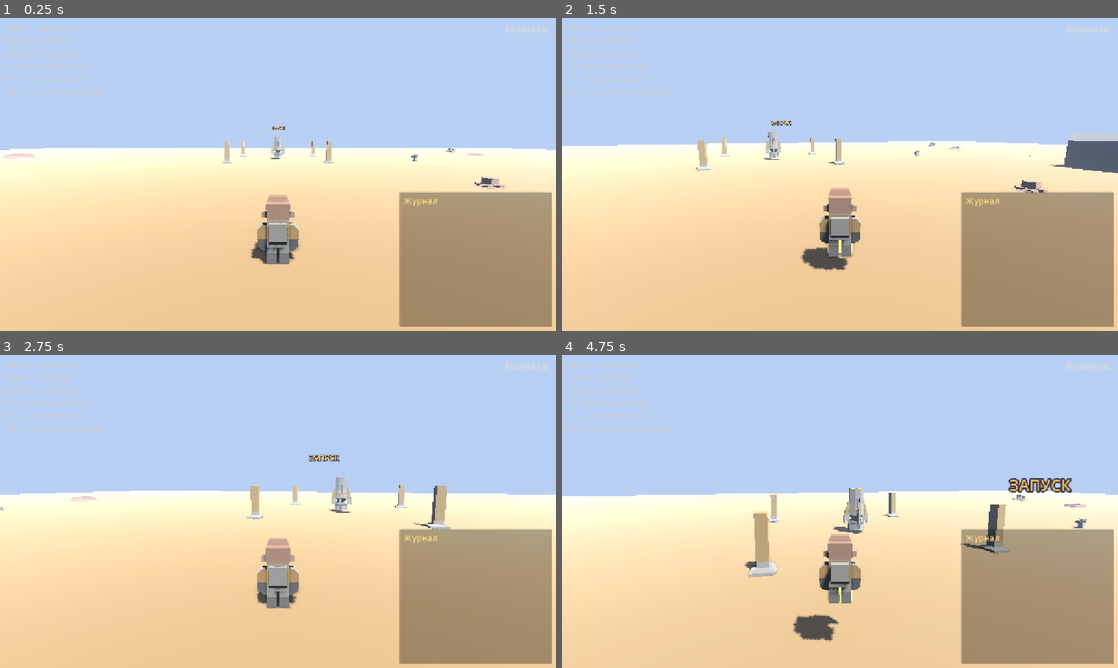
Above: before the commit, frames 1-4 (two rows, left to right).
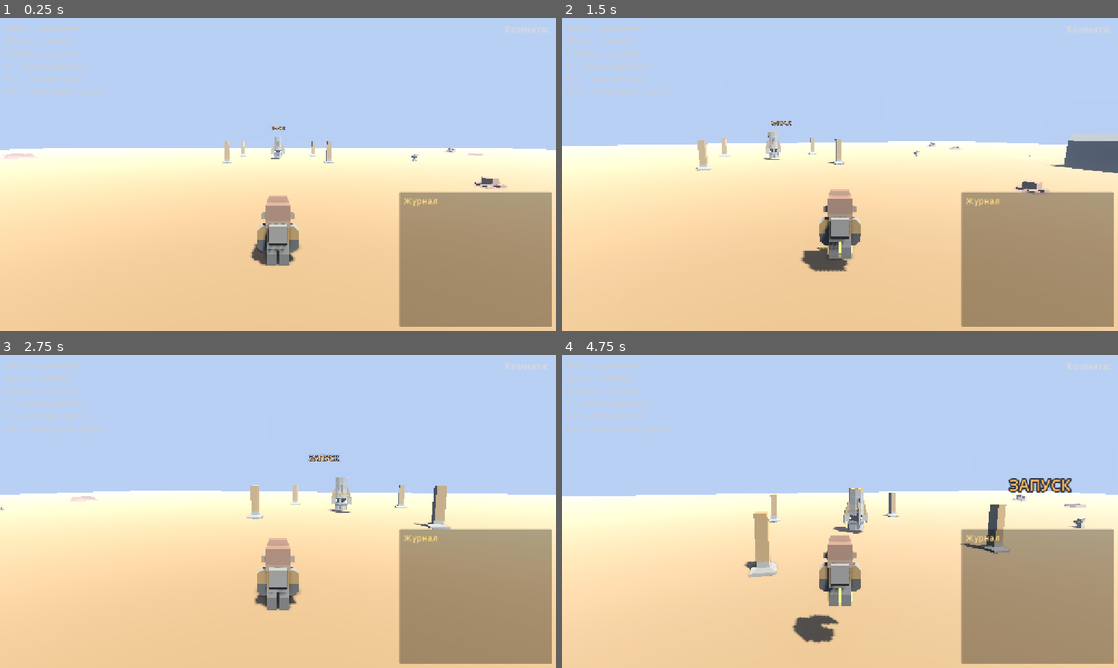
Above: after the commit, the same moments.

Repository: mstislav0/game
Game: Godot game, scene res://scenes/game_world.tscn
Two runs of this game, one before a commit and one after it. Both use one fixed random seed, a clock stepped at 60 frames per second and the inputs below. This scene is started directly instead of the project's main scene.
Inputs (mouse positions are in pixels of both pictures, inside the frame that each line leads up to):
- Up to frame 1 (0.25 s): no input
- Up to frame 2 (1.5 s): tap Enter at 0.5 s; move the mouse to (834, 180) at 0.52 s; hold W (move_forward) from 0.53 s (still down); tap E (interact) at 0.6, 1.35 s; tap Space (jump) at 0.77 s; move the mouse to (878, 177) at 1.27 s
- Up to frame 3 (2.75 s): keep holding W (move_forward); tap Space (jump) at 1.52 s; move the mouse to (233, 508) at 2.02 s; tap E (interact) at 2.1 s
- Up to frame 4 (4.75 s): move the mouse to (845, 511) at 2.77 s; release W (move_forward) at 2.78 s; hold A (move_left) 2.78-3.53 s; tap E (interact) at 2.85, 3.6, 4.35 s; tap Space (jump) at 3.02, 3.77, 4.52 s; move the mouse to (817, 505) at 3.52 s; hold W (move_forward) from 3.53 s (still down); move the mouse to (867, 511) at 4.27 s

The runs differ from the first frame. In frame 1, 0.4% of the frame differs, in the area x 45-91%, y 43-80%; in frame 2, 0.5%; in frame 3, 0.3%; in frame 4, 0.5%, in the area x 41-95%, y 45-93%.

Commit message:
Fix Kenney offset at source — patch GLBs to remove [2,0,1.5] translation
Per Babylon.js forum + community consensus, the proper fix for
Kenney's offset models is to correct the origin at the asset, not
at runtime. All 30 GLBs had their inner node translation rewritten
to [0,0,0] via a small GLB rewriter script. This permanently
centers every model on its file's own origin.

With the source fixed, we no longer need:
- Util autoload (deleted)
- center_model_xz calls in player/npc/collectible/antenna/game_world
- runtime AABB calculations / await frames

Result: models render exactly at the position they're placed at,
collision shapes and glow lights line up with the visible geometry,
no scaling math required. Sources:
https://forum.babylonjs.com/t/kenneys-crate-and-pivot-point/25690
https://docs.godotengine.org/en/stable/tutorials/assets_pipeline/importing_3d_scenes/advanced_import_settings.html

Diff:
--- a/godot_project/project.godot
+++ b/godot_project/project.godot
@@ -24,7 +24,6 @@
 
 NetworkManager="*res://scripts/network_manager.gd"
 QuestManager="*res://scripts/quest_manager.gd"
-Util="*res://scripts/util.gd"
 
 [display]
 
--- a/godot_project/scripts/antenna.gd
+++ b/godot_project/scripts/antenna.gd
@@ -11,9 +11,6 @@
 	QuestManager.ensure_quest(QUEST_ID, "Активировать антенну связи", 1)
 	if NetworkManager.initial_collected.has("%s:%s" % [QUEST_ID, ITEM_ID]):
 		_mark_done()
-	var model := get_node_or_null("Model")
-	if model:
-		Util.center_model_xz(model)
 
 func _on_interacted(_player: Node) -> void:
 	NetworkManager.send_collect_item(QUEST_ID, ITEM_ID)
--- a/godot_project/scripts/collectible.gd
+++ b/godot_project/scripts/collectible.gd
@@ -13,10 +13,6 @@
 	var key = "%s:%s" % [quest_id, item_id]
 	if NetworkManager.initial_collected.has(key):
 		queue_free()
-		return
-	var model := get_node_or_null("Model")
-	if model:
-		Util.center_model_xz(model)
 
 func _on_interacted(_player: Node) -> void:
 	# Просим сервер. Реальное удаление произойдёт в _on_item_collected
--- a/godot_project/scripts/game_world.gd
+++ b/godot_project/scripts/game_world.gd
@@ -26,19 +26,6 @@
 	# Спауним всех остальных игроков комнаты, известных на этот момент
 	for pid in NetworkManager.room_players.keys():
 		_on_player_joined(pid, NetworkManager.room_players[pid])
-
-	# Центрируем все статичные Kenney-инстансы по XZ относительно их origin
-	for name_ in [
-		"Rocket", "HangarLarge", "HangarSmall", "HangarSmall2",
-		"Generator", "Speeder", "Cargo",
-		"Crater1", "Crater2",
-		"RockA1", "RockA2", "RockB1", "RockB2",
-		"SmallRock1", "SmallRock2", "SmallRock3",
-		"GantryA", "GantryB", "GantryC", "GantryD",
-	]:
-		var n = get_node_or_null(name_)
-		if n:
-			Util.center_model_xz(n)
 
 func _play_launch_animation() -> void:
 	# Запрашиваем у HUD кат-сцену (отсчёт + fade)
--- a/godot_project/scripts/npc.gd
+++ b/godot_project/scripts/npc.gd
@@ -18,9 +18,6 @@
 	var label = get_node_or_null("NameLabel")
 	if label:
 		label.text = npc_name
-	var astro := get_node_or_null("Astronaut")
-	if astro:
-		Util.center_model_xz(astro)
 
 func _on_interacted(_player: Node) -> void:
 	var line: String
--- a/godot_project/scripts/player.gd
+++ b/godot_project/scripts/player.gd
@@ -34,9 +34,6 @@
 		if camera:
 			camera.current = false
 	_create_name_label()
-	var astro := get_node_or_null("Astronaut")
-	if astro:
-		Util.center_model_xz(astro)
 
 func _unhandled_input(event: InputEvent) -> void:
 	if not is_local:
--- a/godot_project/scripts/util.gd
+++ /dev/null
@@ -1,42 +0,0 @@
-extends Node
-
-# Утилиты, доступные как Util.foo(...) из любого места.
-
-# Сдвигает узел (обычно — GLB-инстанс из Kenney) так, чтобы XZ-центр его
-# видимой геометрии совпал с origin родителя. Y не трогаем, чтобы модель
-# не уходила под землю / в воздух.
-func center_model_xz(target: Node3D) -> void:
-	# Дожидаемся, пока дети встанут на свои места в дереве
-	await target.get_tree().process_frame
-
-	var aabb := AABB()
-	var first := true
-	var visuals := _find_visual_instances(target)
-	for vi in visuals:
-		var local_aabb: AABB = vi.get_aabb()
-		# Переводим AABB из локальных координат vi в координаты target
-		var rel: Transform3D = target.global_transform.affine_inverse() * vi.global_transform
-		local_aabb = rel * local_aabb
-		if first:
-			aabb = local_aabb
-			first = false
-		else:
-			aabb = aabb.merge(local_aabb)
-
-	if first:
-		return  # ничего не нашли
-
-	var center := aabb.position + aabb.size * 0.5
-	# Сдвигаем target, чтобы центр меша оказался в (0, _, 0) родителя.
-	# Координаты центра — в локальном пространстве target (без его scale),
-	# поэтому домножаем на scale, чтобы получить смещение в координатах родителя.
-	var s := target.scale
-	target.position -= Vector3(center.x * s.x, 0, center.z * s.z)
-
-func _find_visual_instances(node: Node) -> Array:
-	var result: Array = []
-	if node is VisualInstance3D:
-		result.append(node)
-	for child in node.get_children():
-		result.append_array(_find_visual_instances(child))
-	return result
Binary file changed: godot_project/assets/kenney_space/alien.glb
Binary file changed: godot_project/assets/kenney_space/astronautA.glb
Binary file changed: godot_project/assets/kenney_space/astronautB.glb
Binary file changed: godot_project/assets/kenney_space/barrel.glb
Binary file changed: godot_project/assets/kenney_space/barrels.glb
Binary file changed: godot_project/assets/kenney_space/craft_cargoA.glb
Binary file changed: godot_project/assets/kenney_space/craft_speederA.glb
Binary file changed: godot_project/assets/kenney_space/crater.glb
Binary file changed: godot_project/assets/kenney_space/craterLarge.glb
Binary file changed: godot_project/assets/kenney_space/desk_computerCorner.glb
Binary file changed: godot_project/assets/kenney_space/hangar_largeA.glb
Binary file changed: godot_project/assets/kenney_space/hangar_roundA.glb
(and 18 more such lines)
